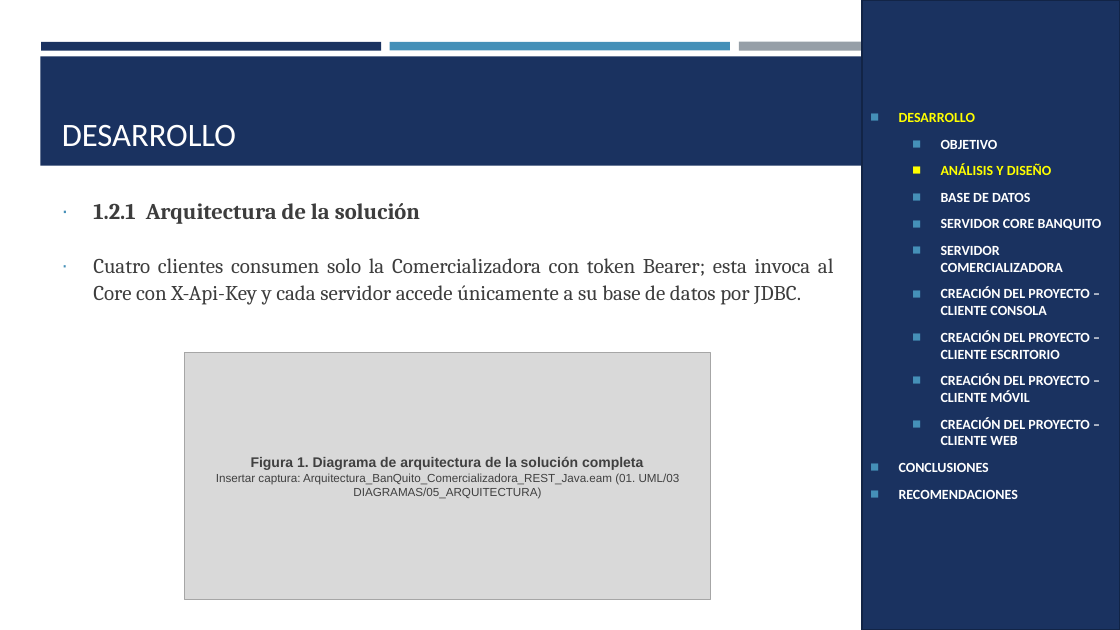
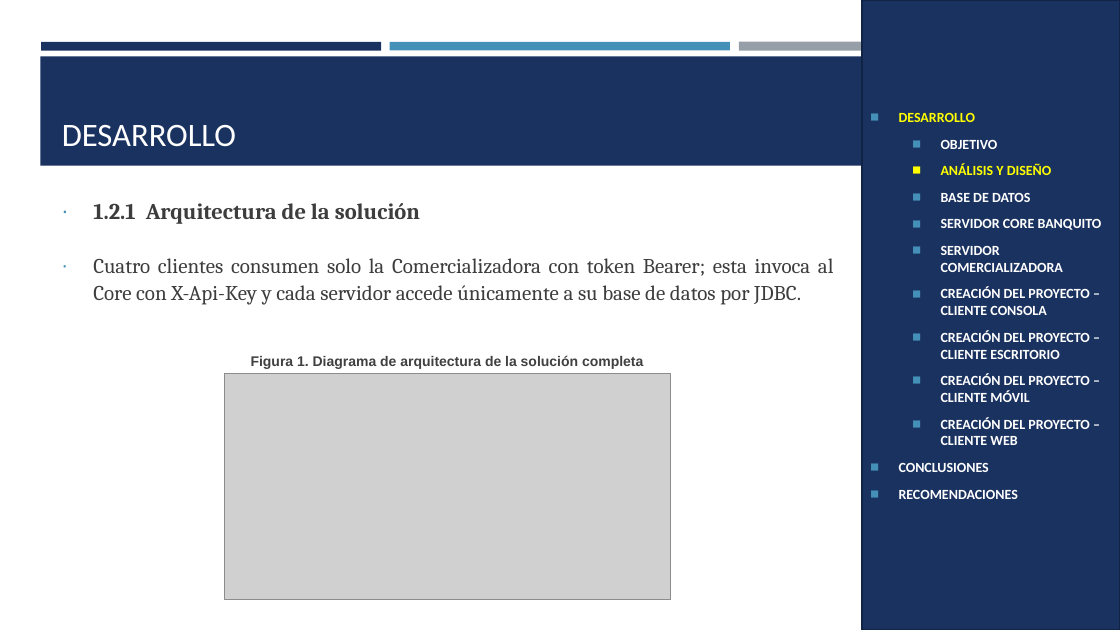
Before and after one commit to Teo344/Arquitectura_GRUPO03, a slide deck: slide 4 of EX.1.1. PAO202651_BANQUITO_CELULARES_RESTFUL_JAVA_NRC36884_GR03/05. DOCUMENTACION/PRESENTACION EX.1.1. BANQUITO CELULARES RESTFUL con BDD LOCAL en JAVA GR03.pptx. Drawn at 1120x630 pixels with LibreOffice and Linux fonts; fonts in the diff are those of the drawing; grey boxes stand for pictures. Boxes give left, top, right and bottom in pixels: in the first picture for what was removed or moved away, otherwise in the second. Text is boxed around its words. In the diff, an @@ line names an element or a change of style, - is before the commit and + after.

```diff
--- a/EX.1.1. PAO202651_BANQUITO_CELULARES_RESTFUL_JAVA_NRC36884_GR03/05. DOCUMENTACION/PRESENTACION EX.1.1. BANQUITO CELULARES RESTFUL con BDD LOCAL en JAVA GR03.pptx
+++ b/EX.1.1. PAO202651_BANQUITO_CELULARES_RESTFUL_JAVA_NRC36884_GR03/05. DOCUMENTACION/PRESENTACION EX.1.1. BANQUITO CELULARES RESTFUL con BDD LOCAL en JAVA GR03.pptx
@@ text "Figura 1. Diagrama de arquitectura ...": place and size @@
-text "Figura 1. Diagrama de arquitectura ..." at [184,352,710,599]
+text "Figura 1. Diagrama de arquitectura ..." at [251,355,643,369]
@@ text "Figura 1. Diagrama de arquitectura ..." at [251,355,643,369]: vertical alignment middle to top; fill #D9D9D9 to none; outline #A6A6A6 1 pt to none @@
@@ picture added at [224,374,671,600] @@
@@ text at [216,473,680,499]: paragraph removed @@
-Insertar captura: Arquitectura_BanQuito_Comercializadora_REST_Java.eam (01. UML/03 DIAGRAMAS/05_ARQUITECTURA)
```
Also in this commit, not shown: 23 other slides changed.
